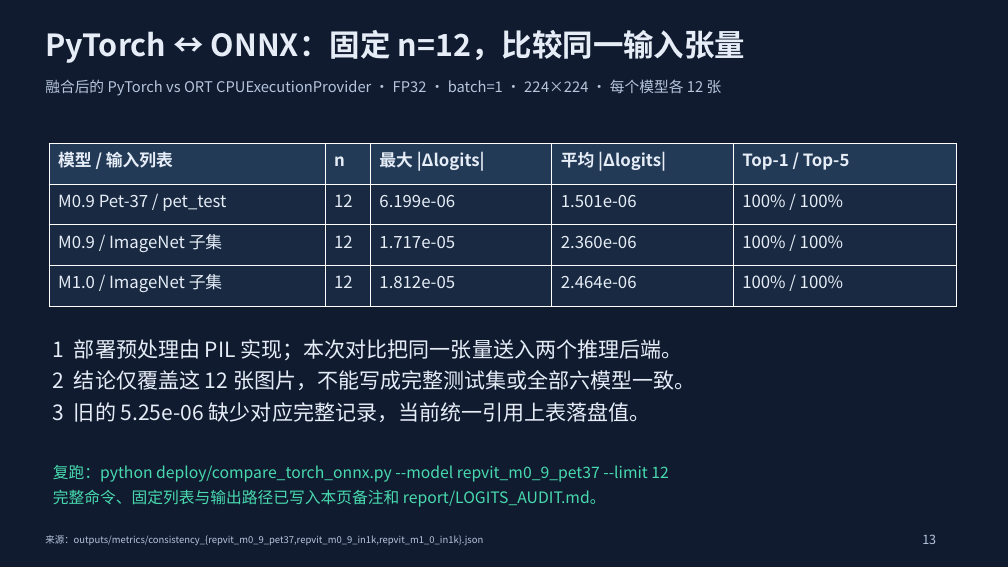
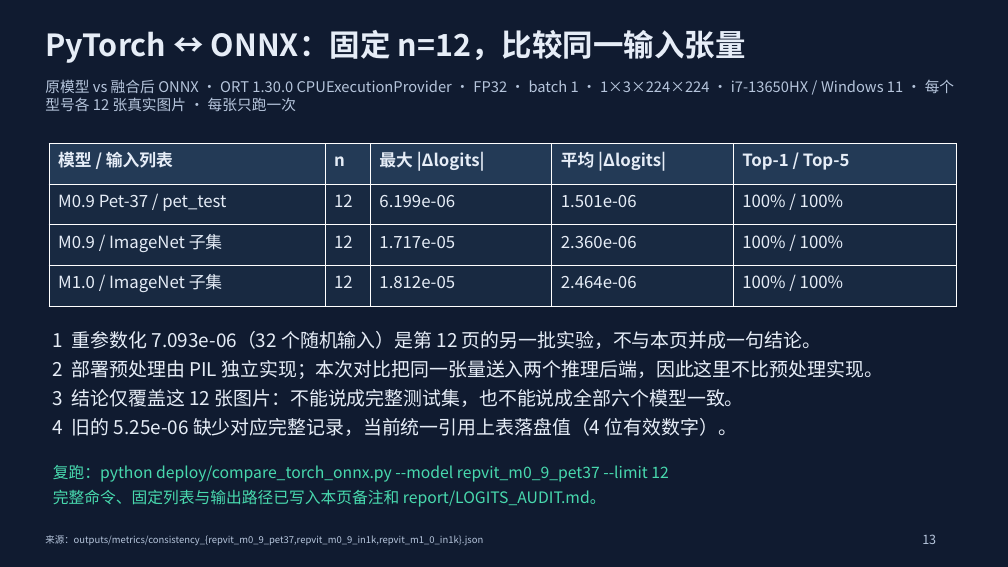
Before and after one commit to 8ga-tech/RepViT-Reproduction, a slide deck: slide 13 of report/答辩PPT_RepViT.pptx. Drawn at 1008x567 pixels with LibreOffice and Linux fonts; fonts in the diff are those of the drawing. Boxes give left, top, right and bottom in pixels: in the first picture for what was removed or moved away, otherwise in the second. Text is boxed around its words. In the diff, an @@ line names an element or a change of style, - is before the commit and + after.

Commit message:
chore(release): 入库本批次全部交付物（文档/演示/工具/审计与验证产物）
本次提交把 t6-t21 的全部产出落到本地 master，为与 origin/main 的无关联历史
合并做准备。明细：

- 文档：README.md、PROGRESS.md、report/REPORT.md、report/LOGITS_AUDIT.md、report/PPT_CONTENT.md
- 新增报告：report/LOGITS_AUDIT_FINDINGS.md、report/VERIFICATION_LOGITS_PPT.md
- 演示：report/答辩PPT_RepViT.pptx / .pdf（15 页）、report/ppt_svg/ 下 15 份 SVG 与 README
- 重导：report.pdf（37 页）、report/REPORT.docx
- 工具：tools/update_defense.py、tools/export_defense_pdf.py（新增）、
  tools/audit_logits_references.py、tools/selfcheck.py
- 代码：deploy/compare_torch_onnx.py
- 产物：outputs/metrics/*、outputs/verification/*
- 忽略规则：.gitignore 新增 outputs/verification/tmp_*/（复跑临时目录防复发）

```diff
--- a/report/答辩PPT_RepViT.pptx
+++ b/report/答辩PPT_RepViT.pptx
@@ text at box(45, 79, 954, 111): text changed @@
-融合后的 PyTorch vs ORT CPUExecutionProvider · FP32 · batch=1 · 224×224 · 每个模型各 12 张
+原模型 vs 融合后 ONNX · ORT 1.30.0 CPUExecutionProvider · FP32 · batch 1 · 1×3×224×224 · i7-13650HX / Windows 11 · 每个型号各 12 张真实图片 · 每张只跑一次
@@ text at box(53, 331, 882, 436): text changed; size 20 to 18 pt @@
-1 部署预处理由 PIL 实现；本次对比把同一张量送入两个推理后端。
-2 结论仅覆盖这 12 张图片，不能写成完整测试集或全部六模型一致。
-3 旧的 5.25e-06 缺少对应完整记录，当前统一引用上表落盘值。
+1 重参数化 7.093e-06（32 个随机输入）是第 12 页的另一批实验，不与本页并成一句结论。
+2 部署预处理由 PIL 独立实现；本次对比把同一张量送入两个推理后端，因此这里不比预处理实现。
+3 结论仅覆盖这 12 张图片：不能说成完整测试集，也不能说成全部六个模型一致。
+4 旧的 5.25e-06 缺少对应完整记录，当前统一引用上表落盘值（4 位有效数字）。
```
Also in this commit, not shown: 13 other slides changed, 1 slide added, 1 slide removed, 36 other files.
